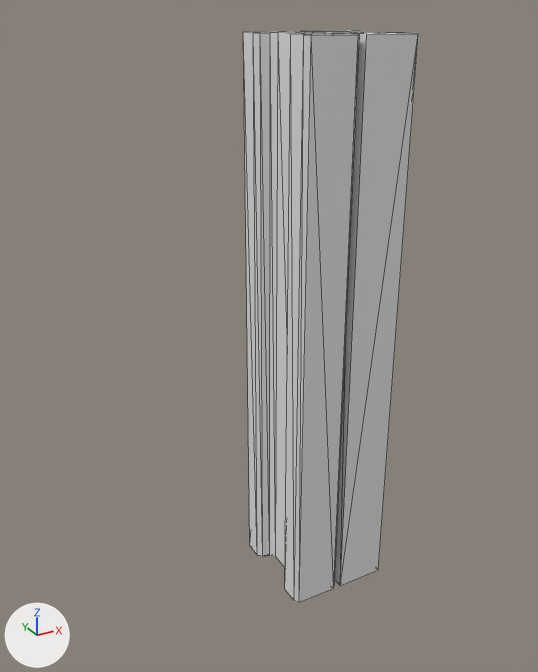
Before and after pictures for a commit that changed the OBJ model models/lms_post_rail_mid.obj.
Both versions are drawn from a 50 mm lens placed at (-0.168, -1.529, 1.033), pointed at (0.401, -0.493, 0.515). The axes (+X, +Y, +Z) are drawn at lower left. The lights are the same throughout. Mesh edges are drawn as thin lines. Where no turn or scale is listed for an object, it has been applied to the vertices.

In view in the first picture: 'Railpost_Cube.025'.
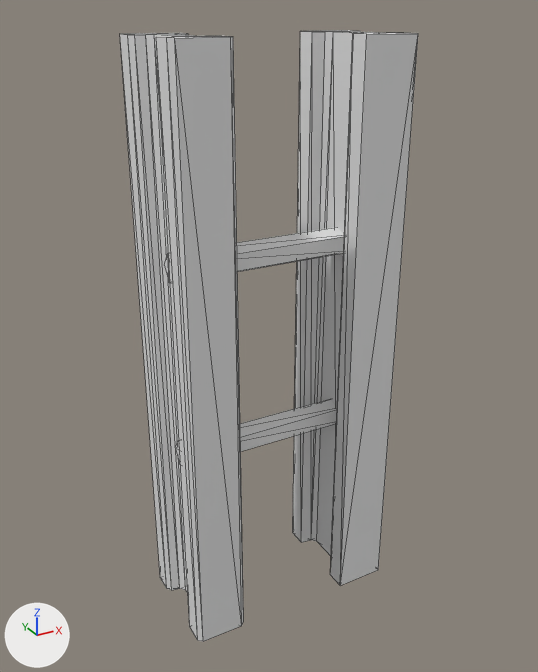
What differs and where, as boxes (x1, y1, x2, y2) in the pictures (538 x 672 px; the box of a moved part takes in the faces that stretch with it):
'Railpost_Cube.025', reshaped (70% wider, 7% taller): before (243, 30, 418, 602); after (120, 30, 418, 642)
part 1 of me_railpost_cube_025, added: after (175, 399, 337, 464)
part 2 of me_railpost_cube_025, added: after (165, 227, 345, 283)
part 3 of me_railpost_cube_025, moved or reshaped: before (243, 31, 360, 602); after (120, 33, 244, 642)

What changed in the scene script:
```text
Change me_railpost_cube_025:
    used by ob_railpost_cube_025; location = (0.0, 0.0, 0.0)
    remove me_railpost_cube_025.from_pydata(...)  # 80 vertices, 152 faces; spans x 0.404..0.596, y -0.595..-0.405, z 0.0..1.0
    add me_railpost_cube_025.from_pydata(...)  # 100 vertices, 184 faces; spans x 0.204..0.596, y -0.595..-0.405, z 0.0..1.0
    me_railpost_cube_025 part 1: a new loose piece, a 5-sided cylinder along x spanning x 0.225..0.575, y -0.52..-0.475, z 0.31..0.357, in mat_post (white #e7e7e7)
    me_railpost_cube_025 part 2: a new loose piece, a 5-sided cylinder along x spanning x 0.225..0.575, y -0.52..-0.475, z 0.643..0.69, in mat_post (white #e7e7e7)
    me_railpost_cube_025 part 3
    40 vertices in x 0.404..0.496, y -0.595..-0.405, z 0.0..1.0 move by (-0.2, 0.0, 0.0)
```
